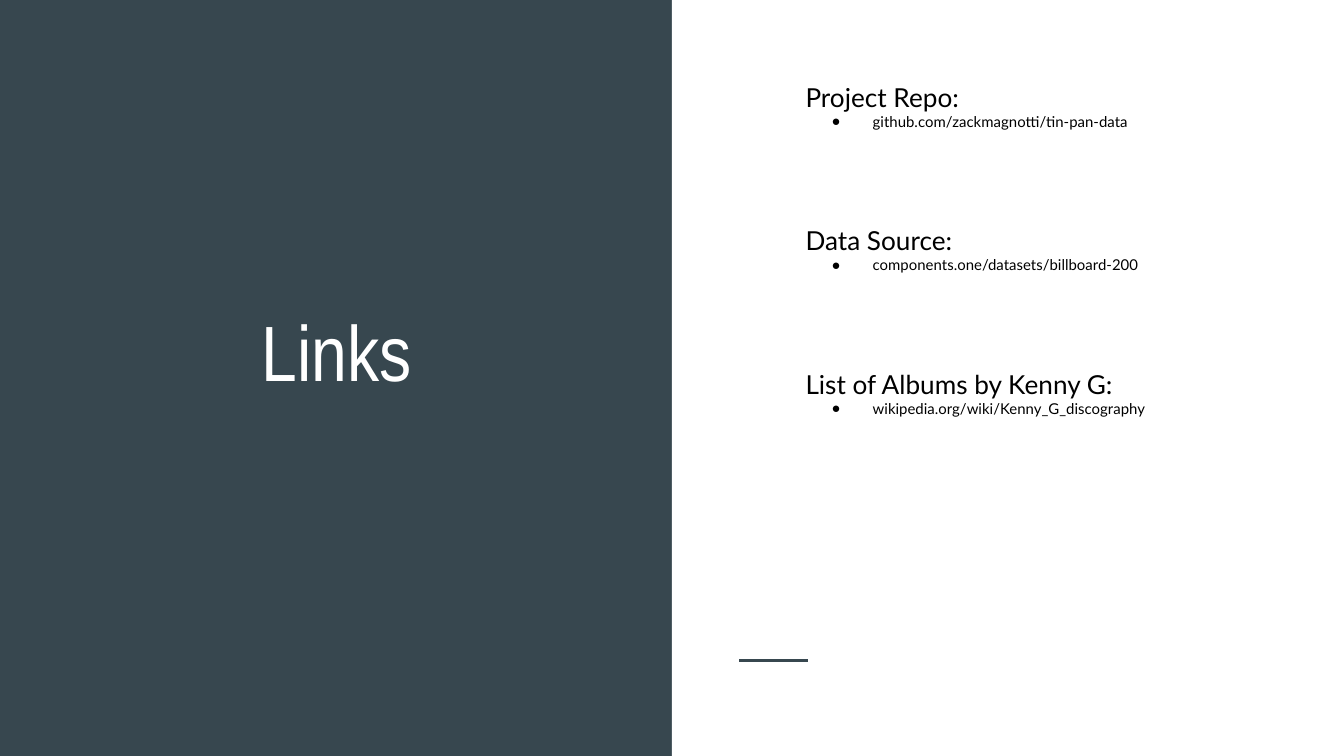
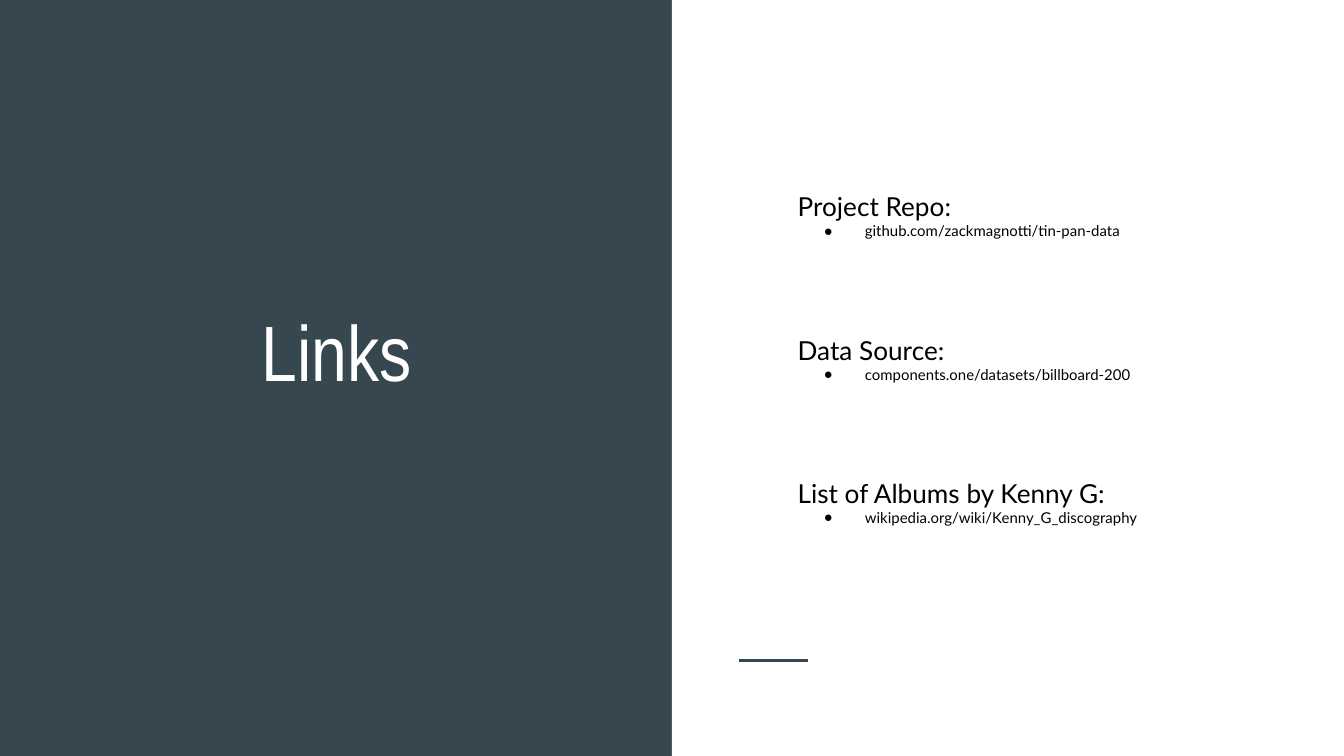
Before and after one commit to ZackMagnotti/tin-pan-data, a slide deck: slide 14 of docs/presentation.pptx (slide 9 before the commit). Drawn at 1344x756 pixels with LibreOffice and Linux fonts; fonts in the diff are those of the drawing. Boxes give left, top, right and bottom in pixels: in the first picture for what was removed or moved away, otherwise in the second. Text is boxed around its words. In the diff, an @@ line names an element or a change of style, - is before the commit and + after.

```diff
--- a/docs/presentation.pptx
+++ b/docs/presentation.pptx
@@ text "Project Repo:": place and size @@
-text "Project Repo:" at <box>806,88,1145,417</box>
+text "Project Repo:" at <box>798,197,1137,526</box>
```
Also in this commit, not shown: 1 other slide changed, 5 slides added.
